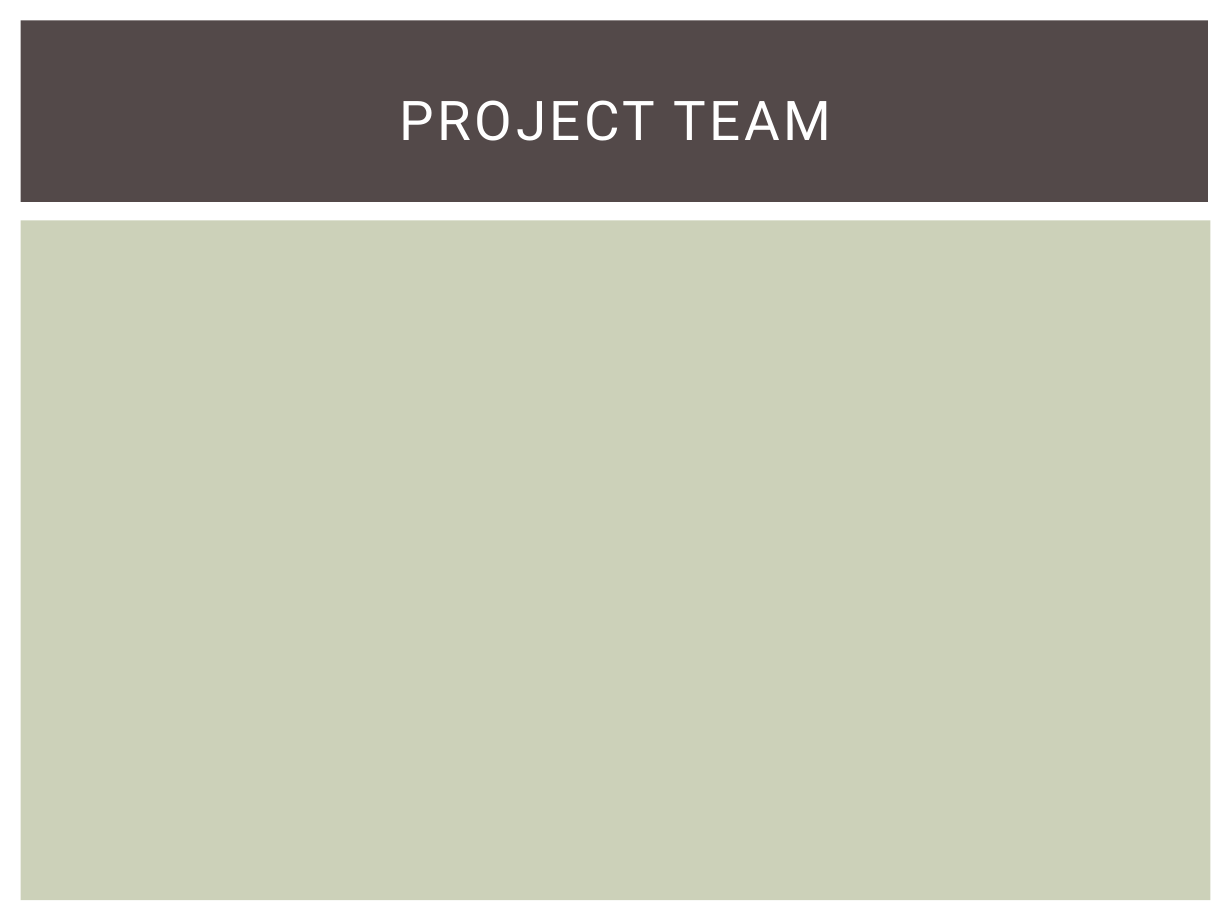
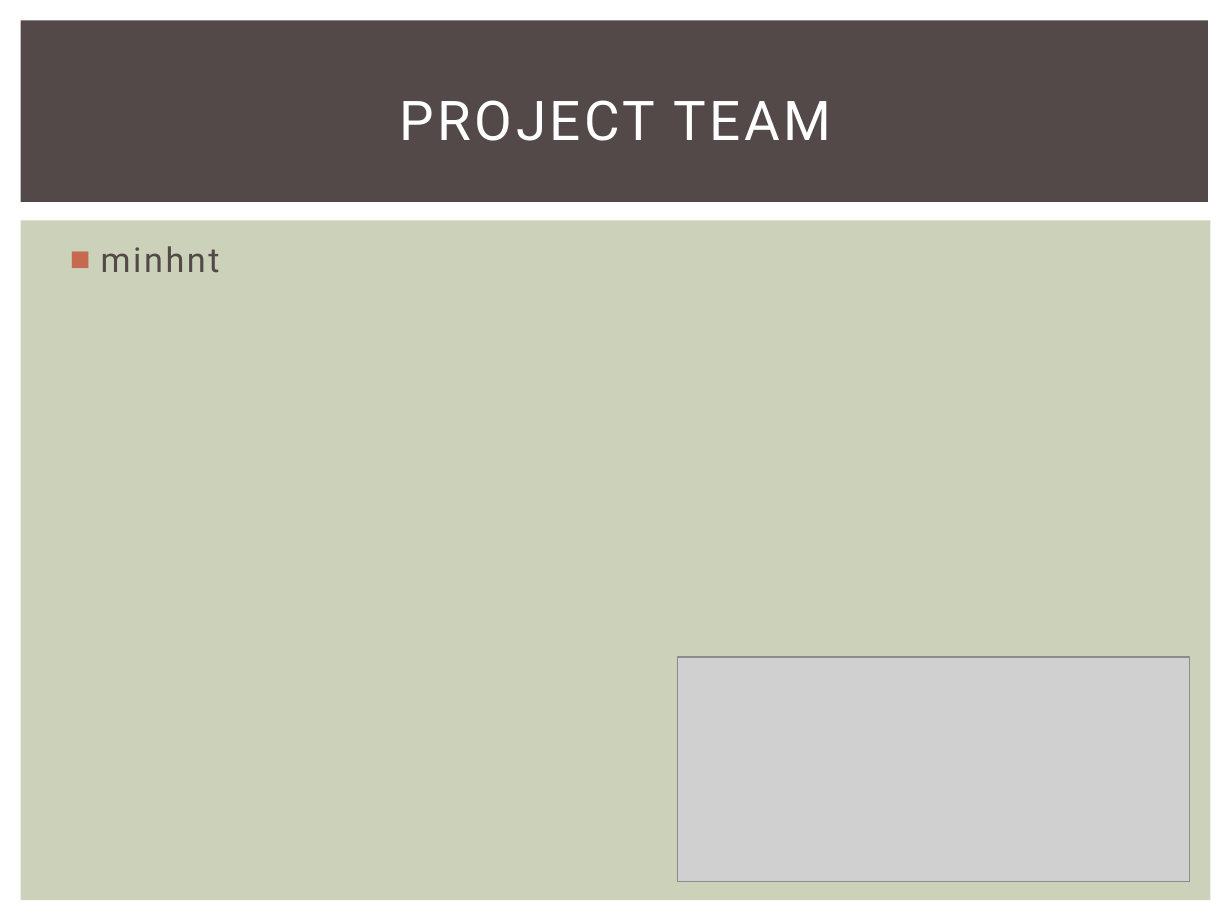
Before and after one commit to skyview059/e-learning-website, a slide deck: slide 2 of Document/Final report/Slide E-Learning project.pptx. Drawn at 1232x924 pixels with LibreOffice and Linux fonts; fonts in the diff are those of the drawing; grey boxes stand for pictures. Boxes give left, top, right and bottom in pixels: in the first picture for what was removed or moved away, otherwise in the second. Text is boxed around its words. In the diff, an @@ line names an element or a change of style, - is before the commit and + after.

```diff
--- a/Document/Final report/Slide E-Learning project.pptx
+++ b/Document/Final report/Slide E-Learning project.pptx
@@ text added at (101,246,220,273), 20 pt, text #534949 @@
+■ minhnt
@@ picture added at (678,657,1190,881) @@
```
Also in this commit, not shown: 19 other slides changed.
